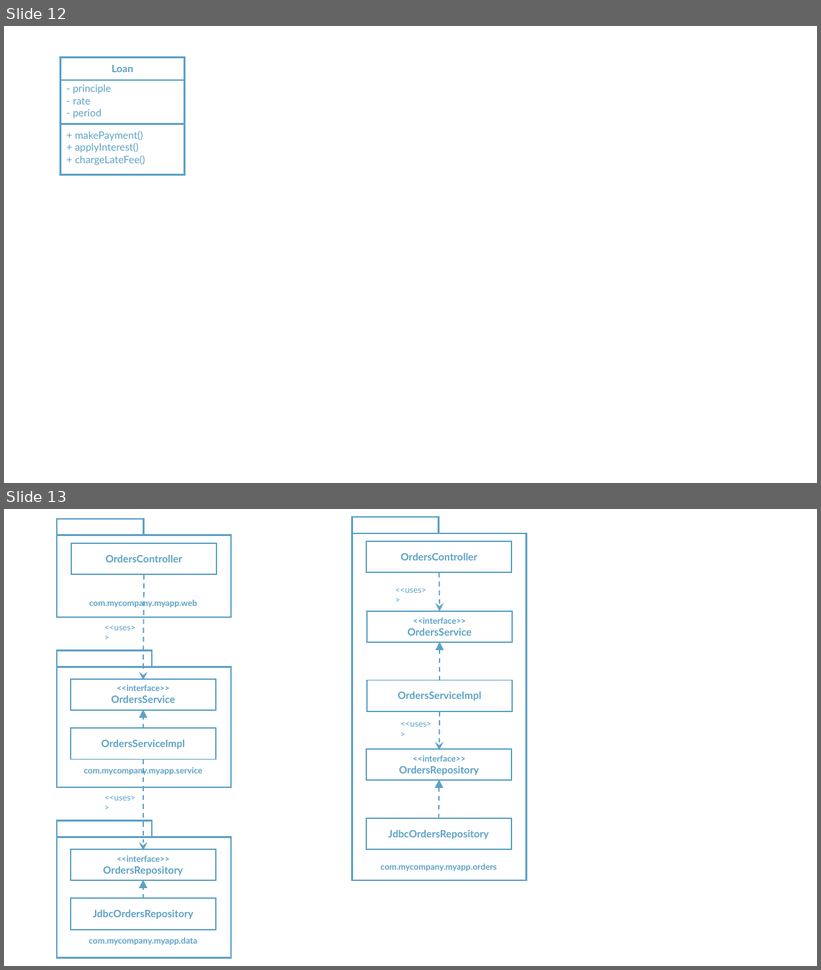
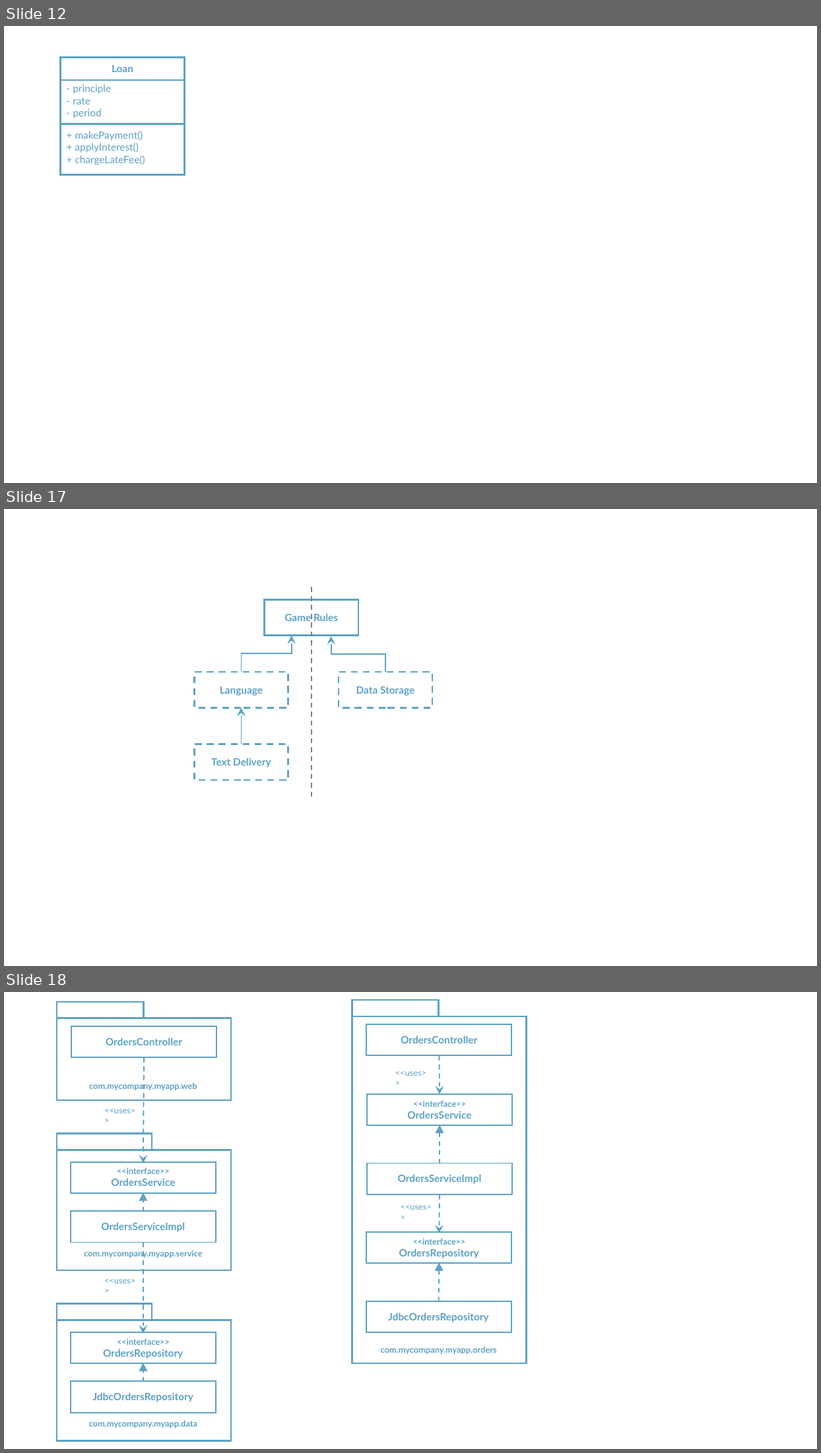
Before and after one commit to rudaks-han/book-summary, a slide deck: Clean Architecture/ref/클린아키텍처.pptx. Shown one above the other, each under a label of ours: slides 12 and 13 before the commit, slides 12, 17 and 18 after it; the slides between them are not shown. The pictures are 821x970 and 821x1453 pixels, drawn with LibreOffice and Linux fonts; fonts in the diff are those of the drawing. Boxes give left, top, right and bottom in pixels: in the first picture for what was removed or moved away, otherwise in the second. Text is boxed around its words. In the diff, an @@ line names an element or a change of style, - is before the commit and + after.

```diff
--- a/Clean Architecture/ref/클린아키텍처.pptx
+++ b/Clean Architecture/ref/클린아키텍처.pptx
@@ slide 17 added at (x1=4, y1=509, x2=817, y2=966), background #FFFFFF @@
@@ line added from (312, 587) to (312, 801), #808080 1.5 pt dashed @@
@@ rectangle added at (x1=265, y1=600, x2=358, y2=636), outline #5DA2C5 2 pt @@
@@ text added at (x1=284, y1=613, x2=338, y2=621), 12 pt, text #5DA2C5, bold @@
+Game Rules
@@ elbow arrow added from (242, 672) to (292, 636), #5DA2C5 1.5 pt @@
@@ elbow arrow added from (386, 672) to (331, 636), #5DA2C5 1.5 pt @@
@@ rectangle added at (x1=194, y1=672, x2=288, y2=708), outline #5DA2C5 2 pt dashed @@
@@ text added at (x1=220, y1=687, x2=263, y2=696), 12 pt, text #5DA2C5, bold @@
+Language
@@ rectangle added at (x1=339, y1=672, x2=433, y2=708), outline #5DA2C5 2 pt dashed @@
@@ text added at (x1=356, y1=687, x2=415, y2=696), 12 pt, text #5DA2C5, bold @@
+Data Storage
@@ arrow added from (242, 745) to (242, 708), #5DA2C5 1.5 pt @@
@@ rectangle added at (x1=194, y1=745, x2=288, y2=780), outline #5DA2C5 2 pt dashed @@
@@ text added at (x1=211, y1=758, x2=271, y2=768), 12 pt, text #5DA2C5, bold @@
+Text Delivery
@@ what was slide 13 is now slide 18 @@
```
Also in this commit, not shown: 4 other slides added, 19 other files.
